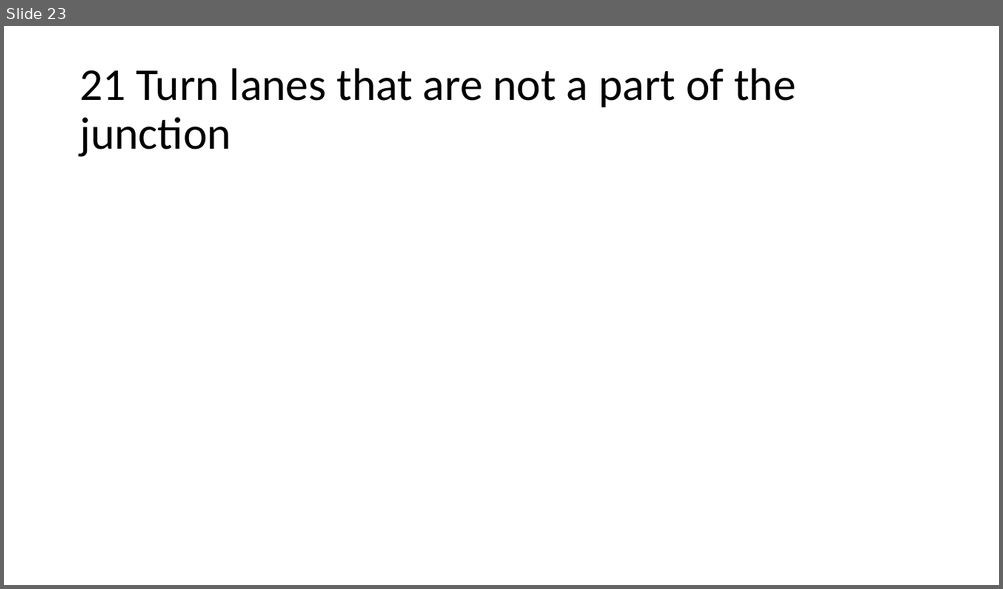
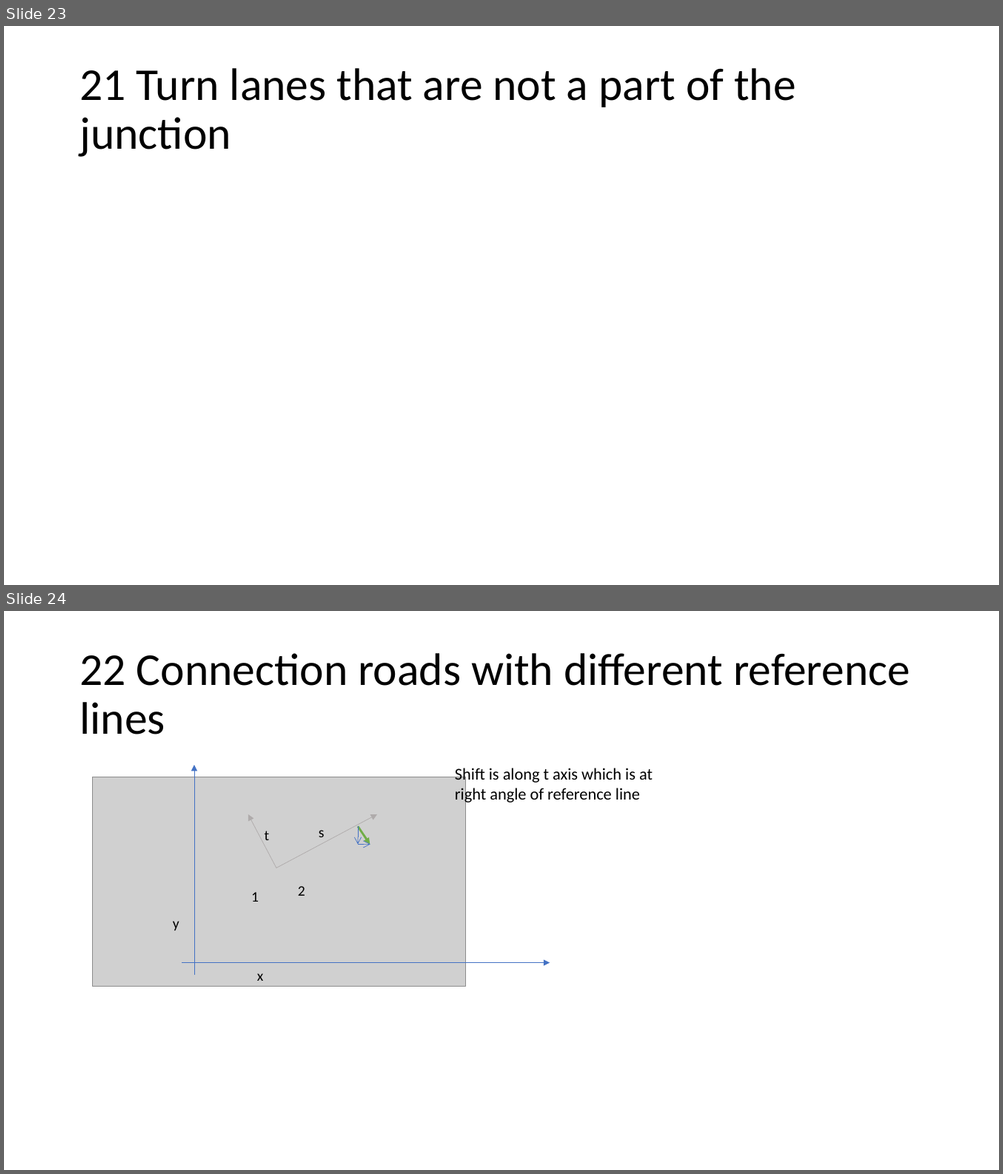
Before and after one commit to AugmentedDesignLab/junction-art, a slide deck: plan/challenges.pptx. Shown one above the other, each under a label of ours: slide 23 before the commit, slides 23 and 24 after it. The pictures are 1003x589 and 1003x1174 pixels, drawn with LibreOffice and Linux fonts; fonts in the diff are those of the drawing; grey boxes stand for pictures. Boxes give left, top, right and bottom in pixels: in the first picture for what was removed or moved away, otherwise in the second. Text is boxed around its words. In the diff, an @@ line names an element or a change of style, - is before the commit and + after.

```diff
--- a/plan/challenges.pptx
+++ b/plan/challenges.pptx
@@ slide 24 added at (x1=4, y1=611, x2=999, y2=1170), background #FFFFFF @@
@@ title added at (x1=79, y1=653, x2=910, y2=735), 44 pt, text #000000 @@
+22 Connection roads with different reference lines
@@ arrow added from (194, 976) to (194, 765), #4472C4 0.5 pt @@
@@ picture added at (x1=92, y1=777, x2=465, y2=987) @@
@@ text added at (x1=455, y1=768, x2=652, y2=804), 16 pt, text #000000 @@
+Shift is along t axis which is at right angle of reference line
@@ arrow added from (276, 869) to (248, 815), #AFABAB 0.5 pt @@
@@ text added at (x1=264, y1=831, x2=270, y2=840), 14 pt, text #000000 @@
+t
@@ arrow added from (276, 869) to (377, 815), #AFABAB 0.5 pt @@
@@ text added at (x1=318, y1=830, x2=324, y2=837), 14 pt, text #000000 @@
+s
@@ arrow added from (358, 826) to (370, 845), #70AD47 2 pt @@
@@ arrow added from (358, 826) to (358, 845), #4472C4 0.5 pt @@
@@ line added from (358, 845) to (358, 845), #4472C4 0.5 pt @@
@@ arrow added from (358, 845) to (370, 845), #4472C4 0.5 pt @@
@@ text added at (x1=251, y1=892, x2=259, y2=902), 14 pt, text #000000 @@
+1
@@ text added at (x1=298, y1=886, x2=305, y2=896), 14 pt, text #000000 @@
+2
@@ text added at (x1=173, y1=921, x2=179, y2=931), 14 pt, text #000000 @@
+y
@@ arrow added from (182, 963) to (549, 963), #4472C4 0.5 pt @@
@@ text added at (x1=257, y1=974, x2=263, y2=981), 14 pt, text #000000 @@
+x
```
Also in this commit, not shown: 2 other slides added, 11 other files.
